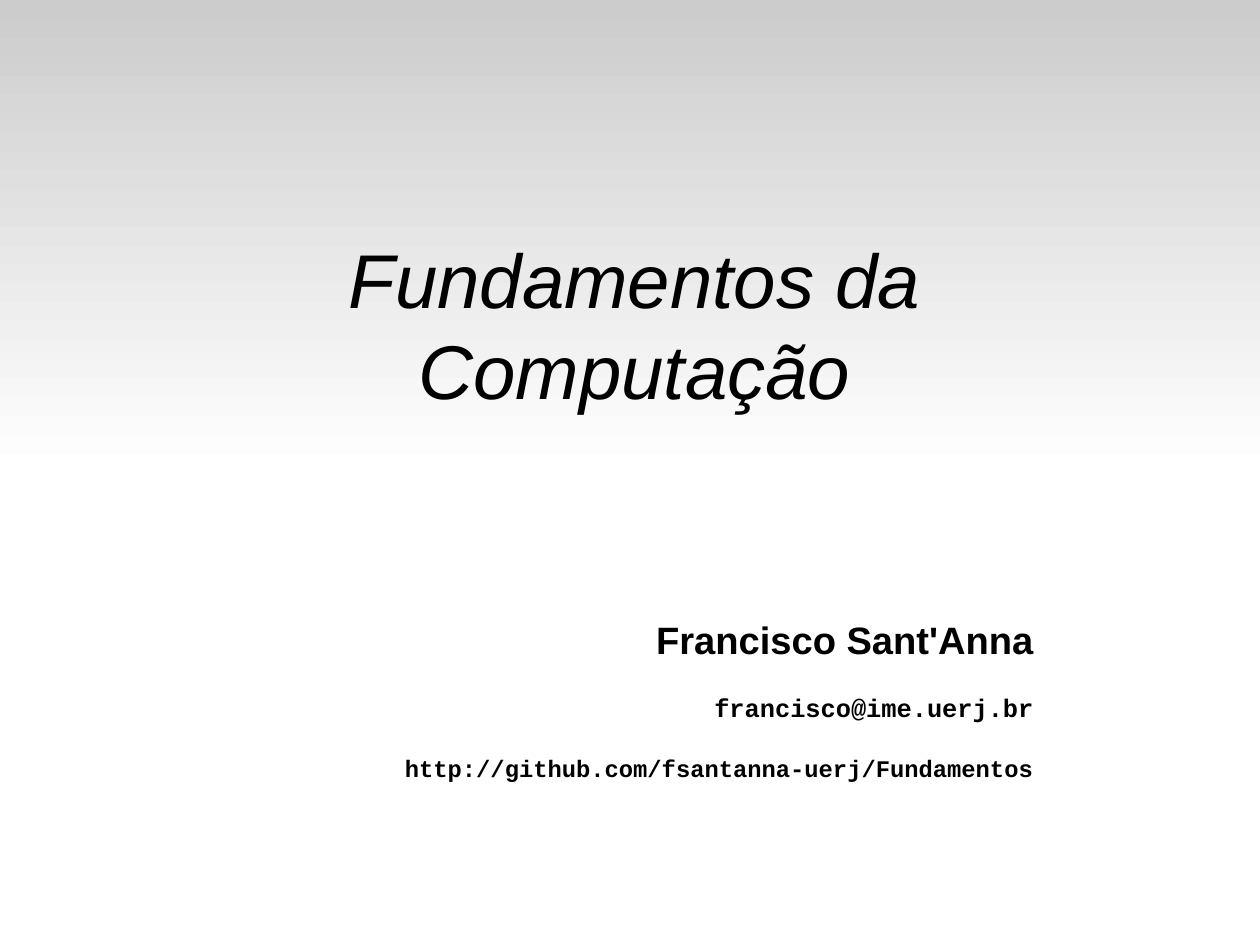
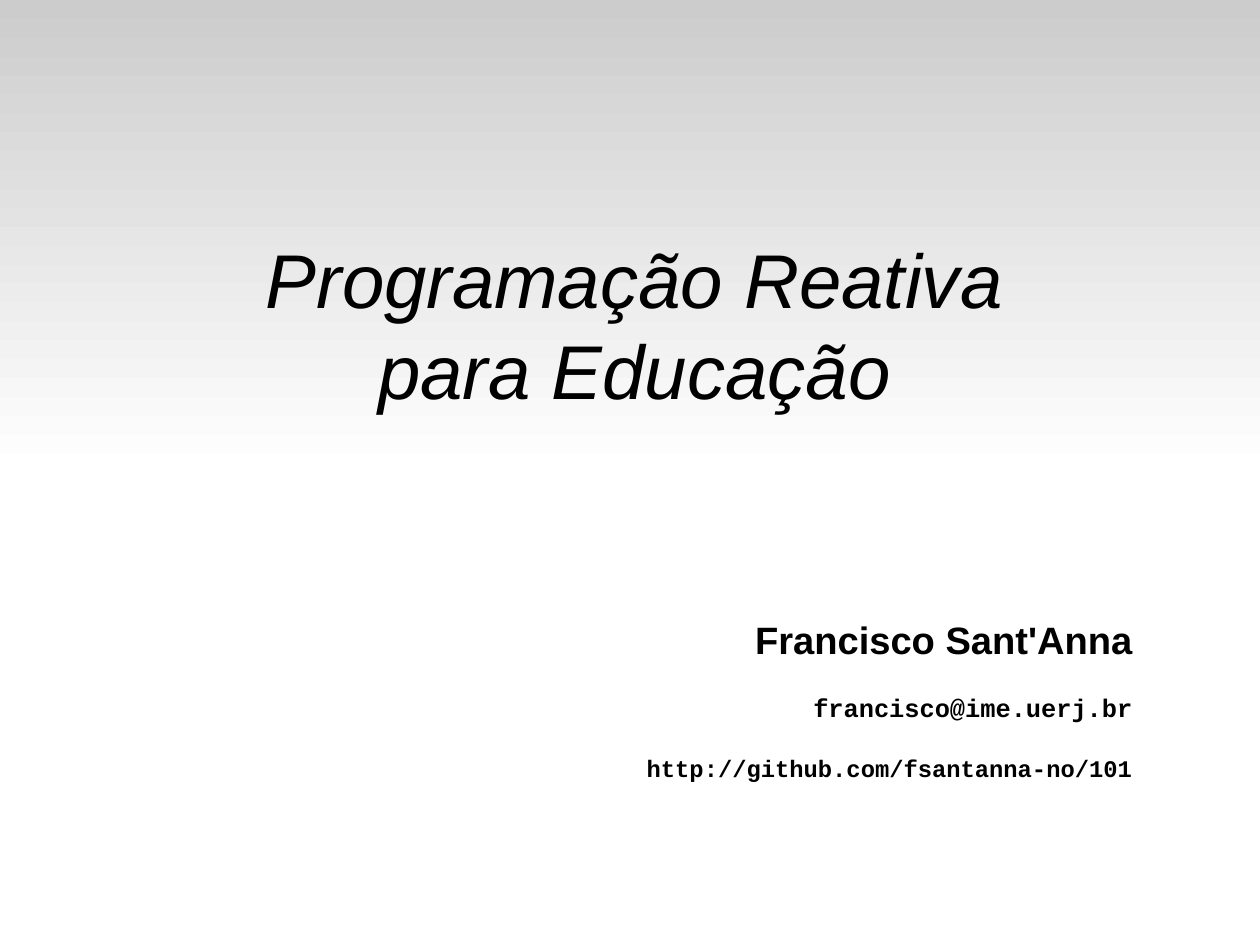
Before and after one commit to fsantanna-no/101, a slide deck: slide 1 of slides/03.odp. Drawn at 1260x945 pixels with LibreOffice and Linux fonts; fonts in the diff are those of the drawing. Boxes give left, top, right and bottom in pixels: in the first picture for what was removed or moved away, otherwise in the second. Text is boxed around its words. In the diff, an @@ line names an element or a change of style, - is before the commit and + after.

```diff
--- a/slides/03.odp
+++ b/slides/03.odp
@@ subtitle at box(266, 252, 1002, 414): text changed @@
-Fundamentos da
-Computação
+Programação Reativa
+para Educação
@@ text "Francisco Sant'Anna": place and size @@
-text "Francisco Sant'Anna" at box(405, 626, 1034, 782)
+text "Francisco Sant'Anna" at box(647, 626, 1133, 782)
@@ text at box(647, 759, 1132, 782): text changed @@
-http://github.com/fsantanna-uerj/Fundamentos
+http://github.com/fsantanna-no/101
```
Also in this commit, not shown: 25 other files.
